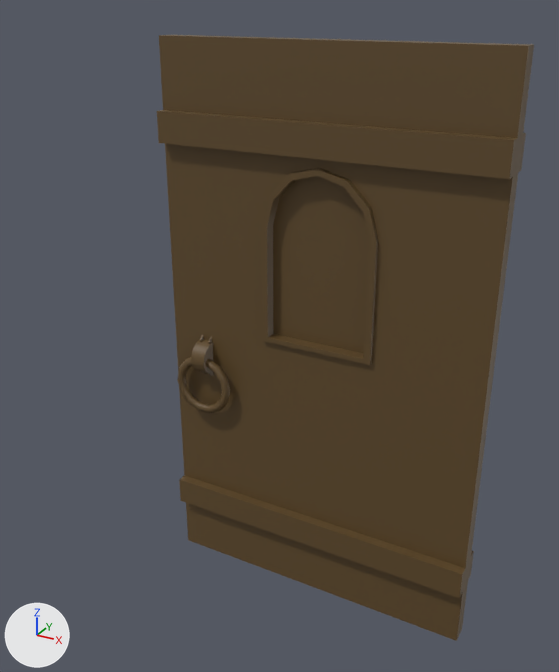
What one commit did to the FBX model Assets/Assets/SM_Door.fbx.
Camera for both pictures: a 50 mm camera at (1.57, -3.28, 3.17) aimed at (-0.28, 0.08, 1.49). Arrows for +X, +Y and +Z are at lower left; the lights stay in place. Both versions are drawn at frame 2 of the action 'Take 001'; the numbers are the values there.

Script lines for the objects in view, before the commit:
```python
me_mesh = bpy.data.meshes.new('Mesh')
me_mesh.from_pydata(...)  # 240 vertices, 210 faces; spans x -175.0..0.0, y 0.0..300.0, z -15.0..15.0
me_mesh.materials.append(mat_wood)  # brown #604a2a
me_mesh_002 = bpy.data.meshes.new('Mesh.002')
me_mesh_002.from_pydata(...)  # 84 vertices, 84 faces; spans x -17.5..17.5, y -17.1..17.1, z 8.0..12.3
me_mesh_002.materials.append(mat_wood)  # brown #604a2a
ob_door = bpy.data.objects.new('Door', me_mesh)
ob_door.location = (0.875, 0.0, 0.0)
ob_door.rotation_euler = (1.571, 0.0, 0.0)  # degrees (90, 0, 0)
ob_door.scale = (0.01, 0.01, 0.01)
ob_handle_back = bpy.data.objects.new('Handle_Back', me_mesh_002)
ob_handle_back.parent = ob_door
ob_handle_back.location = (-154.2, 118.6, 0.0)
```
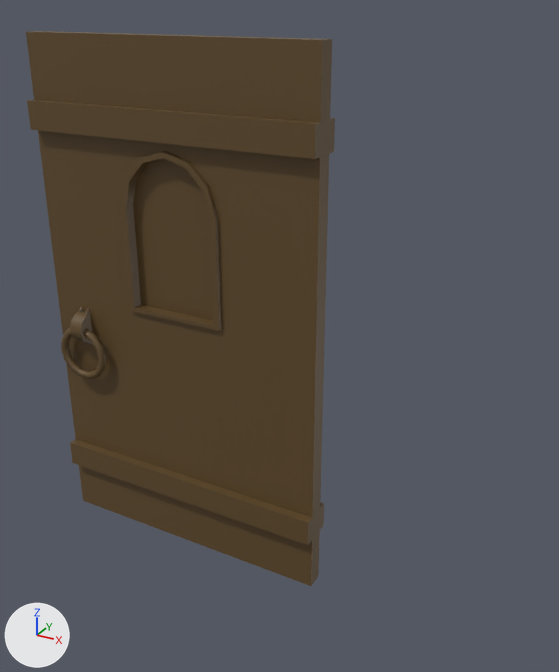
Where the change shows, as pixel boxes (x1, y1, x2, y2) in the pictures (559 x 672 px):
```json
{"object": "Door", "change": "moved", "before": [157, 35, 534, 641], "after": [26, 31, 335, 586]}
{"object": "Handle_Back", "change": "moved", "before": [177, 357, 230, 413], "after": [61, 328, 107, 379]}
```

Edits to the scene script, one JSON object a line:
```json
{"op": "set", "path": "ob_door.location", "old": "(0.875, 0.0, 0.0)", "new": "(0.0, 0.0, 0.0)"}
```
